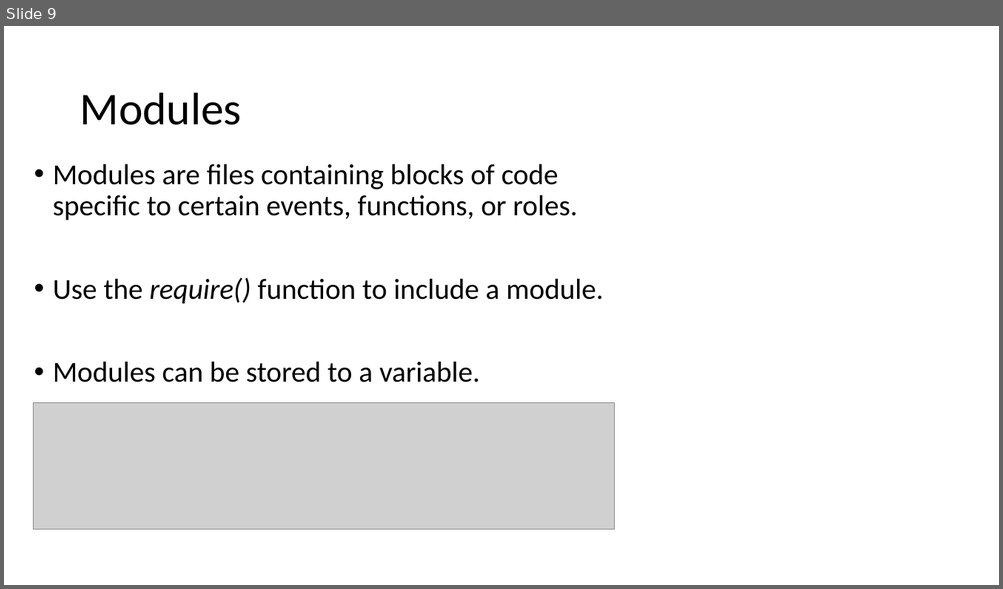
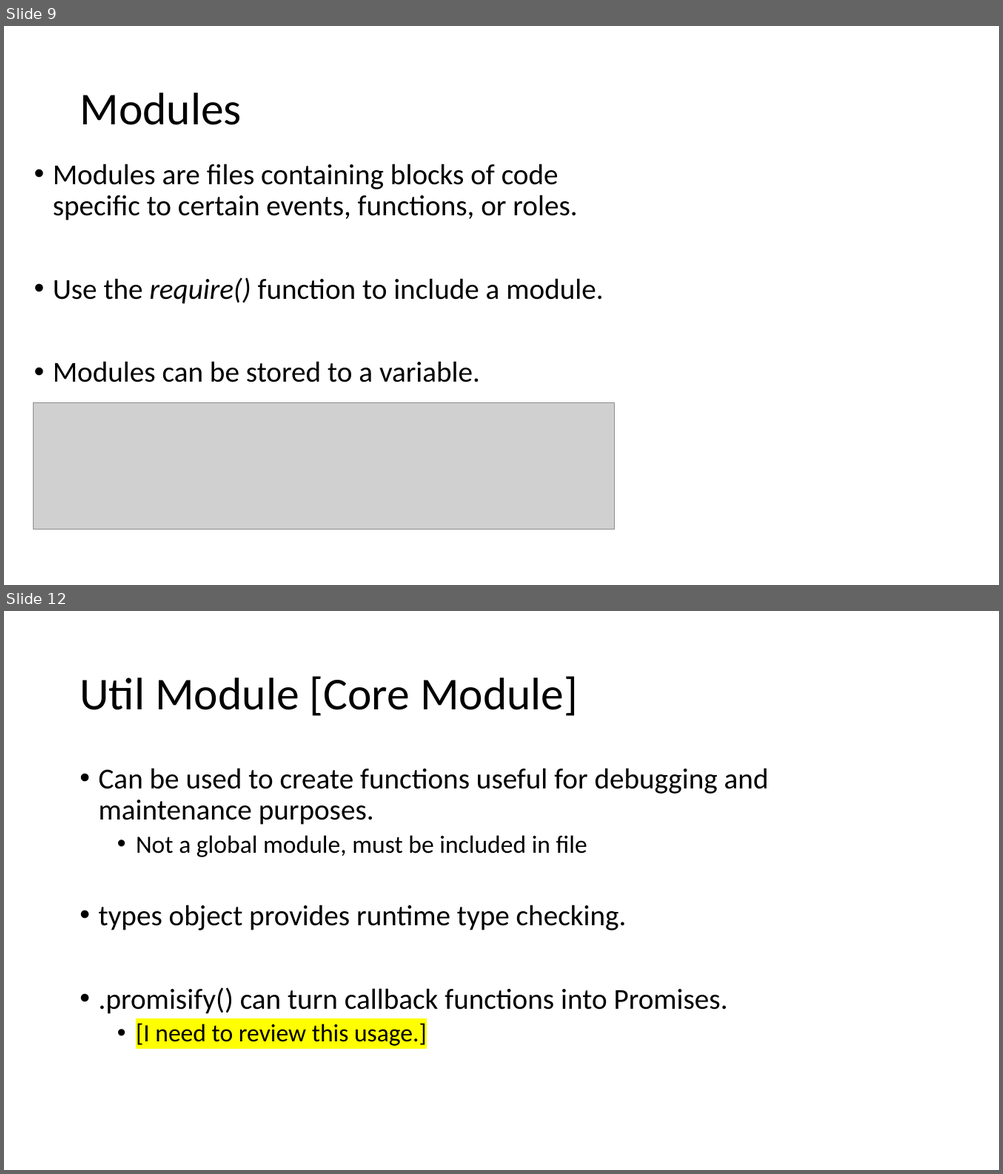
Before and after one commit to RyanK-TFATF/nodejs_express_practice, a slide deck: notes/node.js.pptx. Shown one above the other, each under a label of ours: slide 9 before the commit, slides 9 and 12 after it; the slides between them are not shown. The pictures are 1003x589 and 1003x1174 pixels, drawn with LibreOffice and Linux fonts; fonts in the diff are those of the drawing; grey boxes stand for pictures. Boxes give left, top, right and bottom in pixels: in the first picture for what was removed or moved away, otherwise in the second. Text is boxed around its words. In the diff, an @@ line names an element or a change of style, - is before the commit and + after.

```diff
--- a/notes/node.js.pptx
+++ b/notes/node.js.pptx
@@ slide 12 added at bbox=[4, 611, 999, 1170], background #FFFFFF @@
@@ title added at bbox=[79, 676, 578, 716], 44 pt, text #000000 @@
+Util Module [Core Module]
@@ text added at bbox=[99, 768, 768, 1046], 28 pt, text #000000 @@
+• Can be used to create functions useful for debugging and maintenance purposes.
+  • Not a global module, must be included in file
+• types object provides runtime type checking.
+• .promisify() can turn callback functions into Promises.
+  • [I need to review this usage.]
```
Also in this commit, not shown: 2 other slides added, 1 other file.
